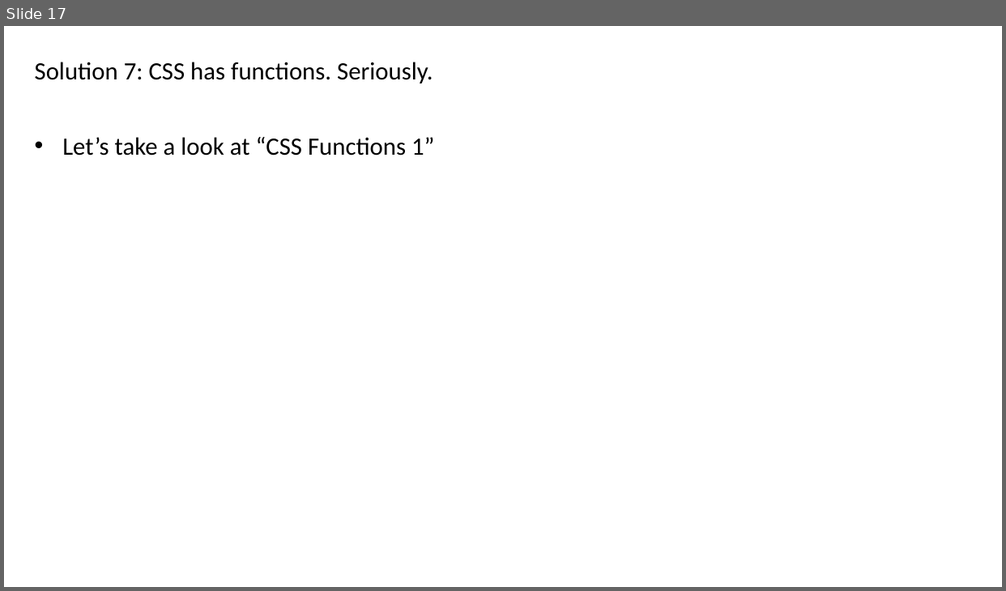
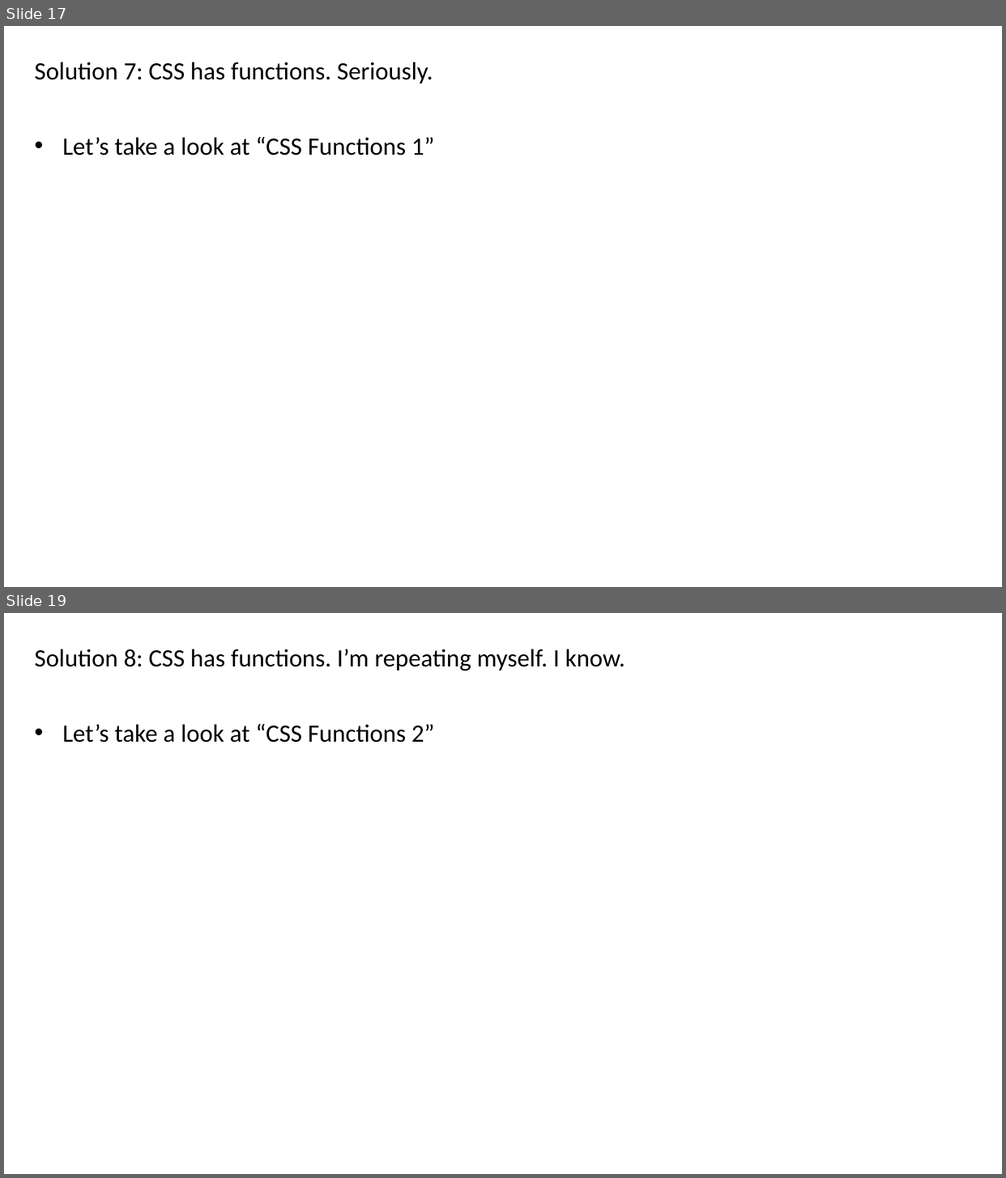
Before and after one commit to danieljanczak/CSS1, a slide deck: CssDemo.pptx. Shown one above the other, each under a label of ours: slide 17 before the commit, slides 17 and 19 after it; the slides between them are not shown. The pictures are 1006x591 and 1006x1178 pixels, drawn with LibreOffice and Linux fonts; fonts in the diff are those of the drawing. Boxes give left, top, right and bottom in pixels: in the first picture for what was removed or moved away, otherwise in the second. Text is boxed around its words. In the diff, an @@ line names an element or a change of style, - is before the commit and + after.

```diff
--- a/CssDemo.pptx
+++ b/CssDemo.pptx
@@ slide 19 added at <box>4,613,1002,1174</box>, background #FFFFFF @@
@@ subtitle added at <box>35,649,625,743</box>, 24 pt, text #000000 @@
+Solution 8: CSS has functions. I’m repeating myself. I know.
+• Let’s take a look at “CSS Functions 2”
```
Also in this commit, not shown: 3 other slides added, 10 other files.
